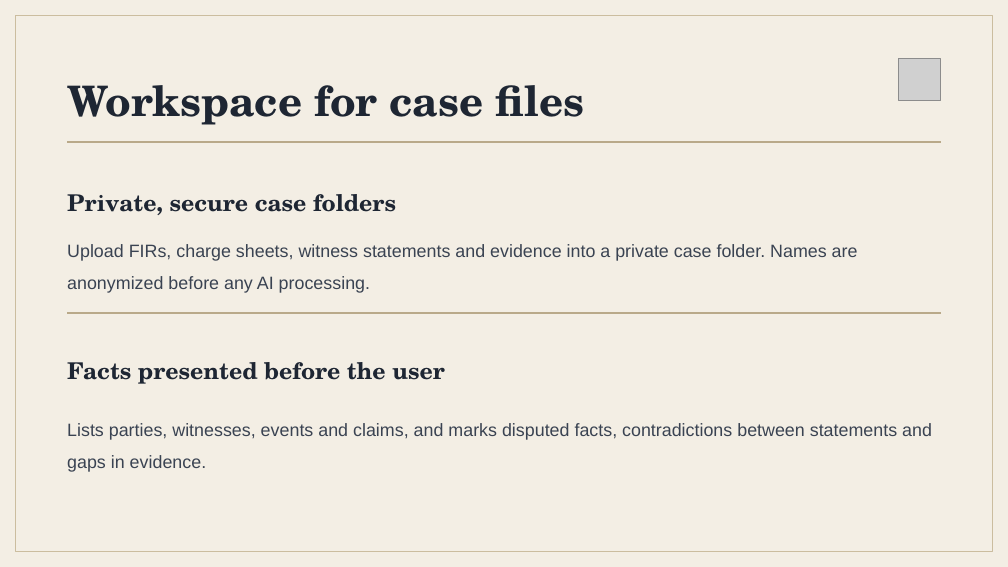
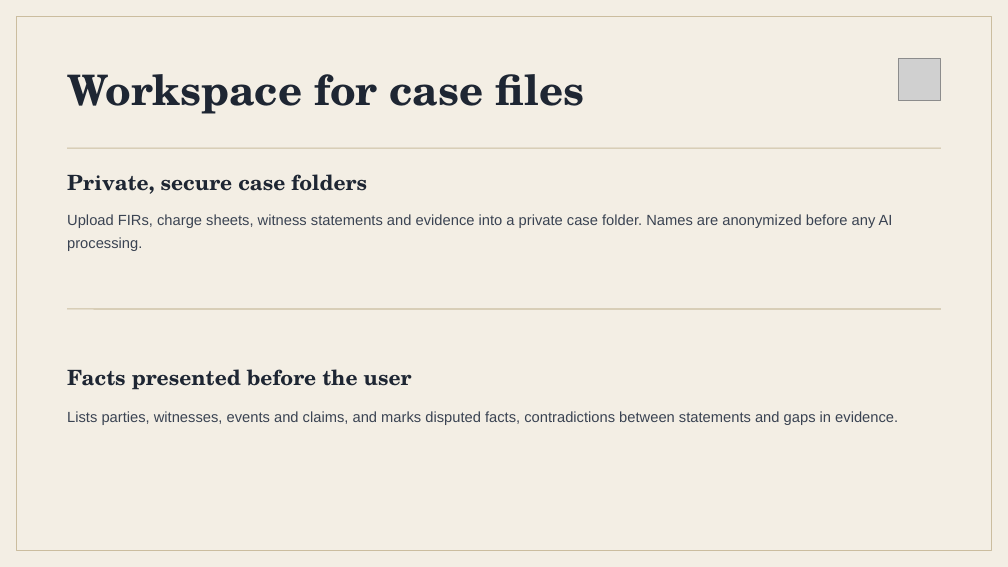
Before and after one commit to jinnia-sultana/LegalResearch_CasePreparation-Assistant, a slide deck: slide 6 of docs/Proposal/GR-20.pptx. Drawn at 1008x567 pixels with LibreOffice and Linux fonts; fonts in the diff are those of the drawing; grey boxes stand for pictures. Boxes give left, top, right and bottom in pixels: in the first picture for what was removed or moved away, otherwise in the second. Text is boxed around its words. In the diff, an @@ line names an element or a change of style, - is before the commit and + after.

```diff
--- a/docs/Proposal/GR-20.pptx
+++ b/docs/Proposal/GR-20.pptx
@@ rectangle at (x1=17, y1=17, x2=992, y2=551): outline #CBBD9F 1.5 pt to #CBBD9F 1 pt @@
@@ title "Workspace for case files" at (x1=67, y1=74, x2=585, y2=114): line spacing 1.15 to 44pt @@
@@ line moved from (67, 142) - (941, 142) to (67, 148) - (941, 148) @@
@@ line (67, 148) - (941, 148): stroke #B9A989 1.5 pt to #CBBD9F 1 pt @@
@@ text "Private, secure case folders" at (x1=67, y1=174, x2=367, y2=194): size 22 to 20 pt; line spacing 1.2 to 24pt @@
@@ text "Private, secure case folders" moved from (x1=67, y1=194, x2=396, y2=215) to (x1=67, y1=174, x2=367, y2=194) @@
@@ text "Upload FIRs, charge sheets, witness ..." moved from (x1=67, y1=244, x2=858, y2=293) to (x1=67, y1=214, x2=893, y2=251) @@
@@ text "Upload FIRs, charge sheets, witness ..." at (x1=67, y1=214, x2=893, y2=251): size 17 to 14 pt; line spacing 1.5 to 22.4pt @@
@@ line moved from (67, 313) - (941, 313) to (67, 309) - (941, 309) @@
@@ line (67, 309) - (941, 309): stroke #B9A989 1.5 pt to #CBBD9F 1 pt @@
@@ text "Facts presented before the user" moved from (x1=67, y1=362, x2=445, y2=384) to (x1=67, y1=369, x2=412, y2=390) @@
@@ text "Facts presented before the user" at (x1=67, y1=369, x2=412, y2=390): size 22 to 20 pt; line spacing 1.2 to 24pt @@
@@ text "Lists parties, witnesses, events and ..." at (x1=67, y1=411, x2=898, y2=425): size 17 to 14 pt; line spacing 1.5 to 16.1pt @@
```
Also in this commit, not shown: 9 other slides changed, 1 slide added, 1 other file.
